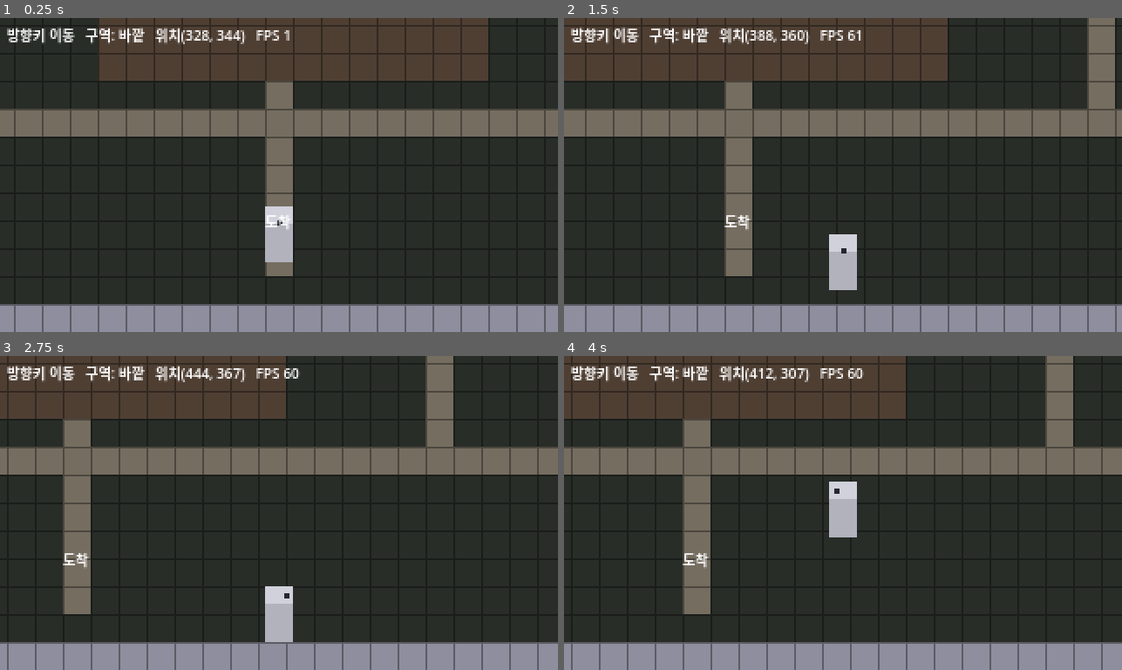
Above: before the commit, frames 1-4 (two rows, left to right).
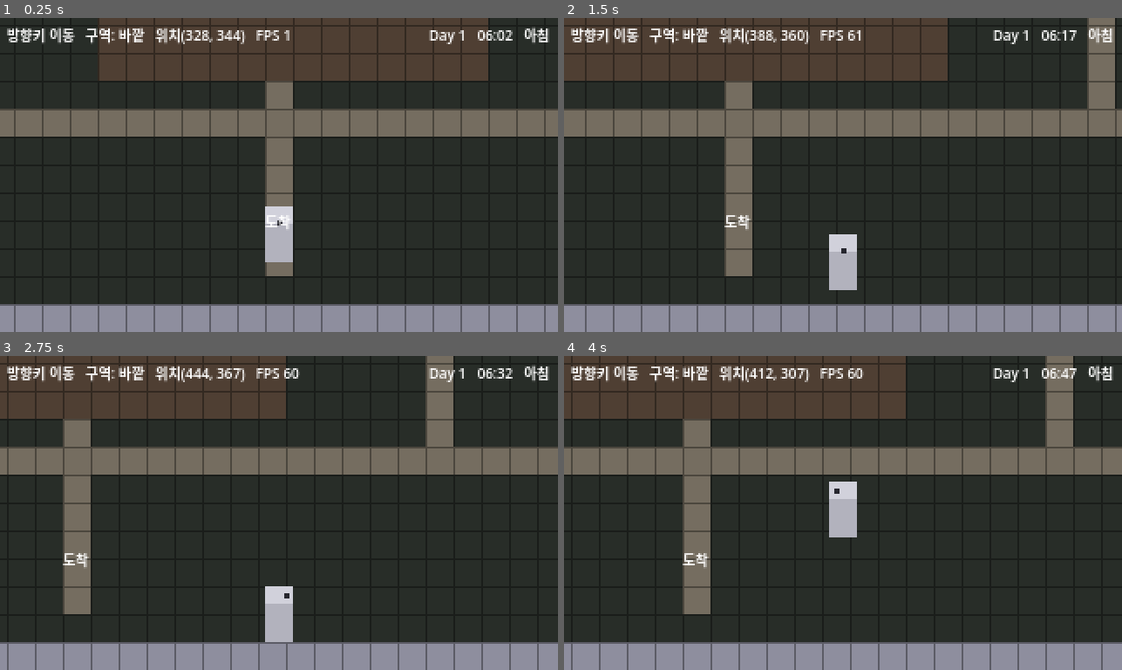
Above: after the commit, the same moments.

Repository: JeffKM/naraka-valley
Game: Godot game, scene res://main.tscn
Two runs of this game, one before a commit and one after it. Both use one fixed random seed, a clock stepped at 60 frames per second and the inputs below.
Inputs:
- Up to frame 1 (0.25 s): no input
- Up to frame 2 (1.5 s): tap Enter (ui_accept) at 0.5, 0.6, 0.77, 1.07, 1.35 s; hold Right (ui_right) 0.53-1.28 s; hold Down (ui_down) from 1.28 s (still down)
- Up to frame 3 (2.75 s): tap Enter (ui_accept) at 1.52, 1.82, 2.1 s; release Down (ui_down) at 2.03 s; hold Right (ui_right) from 2.03 s (still down)
- Up to frame 4 (4 s): release Right (ui_right) at 2.78 s; hold Up (ui_up) 2.78-3.53 s; tap Enter (ui_accept) at 2.85, 3.02, 3.32, 3.6, 3.77 s; hold Left (ui_left) from 3.53 s (still down)

The runs differ from the first frame. In frame 1, 0.4% of the frame differs, in the area x 76-99%, y 2-9%; in frame 2, 0.4%; in frame 3, 0.4%; in frame 4, 0.4%.

Commit message:
✨ feat: T1.5 하루 사이클 + 취침 진행 + T1.6 Sprint 1 게이트 통과
T1.5 — 회색 UI 하루 사이클:
- clock.gd(GameClock): 06:00~24:00 시계, 90초/일. 시간이라는 단일 책임만.
- minute_ticked/day_advanced/collapsed 시그널로 후속 시스템(혼력 T2.4·
  작물 T2.3) 훅을 미리 노출(코드 수정 없이 연결 가능).
- 집 구역 Enter 취침 → 페이드 → 날짜 +1·06:00 리셋. 24:00 도달 시 강제 취침.
- 우상단 Day N HH:MM 단계(아침/낮/저녁/밤) 회색 UI + 집에서 취침 안내.
- 헤드리스 단위검증 통과: 시작/시간경과/24:00 collapsed/취침 후 Day+1·리셋.

T1.6 — Sprint 1 리스크 게이트: 진행(GO) → Sprint 2.
- 통합 빌드 클린(헤드리스 임포트+구동, 에러·경고 0).
- 스타듀 코어 원시요소(타일·이동/충돌·시간/날짜·UI) 모두 구현 → 잔여
  Phase 1은 새 Godot 난관이 아닌 조합. 세이브/로드(T2.5)는 추적 리스크.

Diff:
--- /dev/null
+++ b/game/clock.gd
@@ -0,0 +1,72 @@
+extends Node
+class_name GameClock
+# T1.5 — 하루 사이클(게임 내 시계).
+#
+# 목적: "시간이 흐르고, 취침하면 날짜가 +1 되며 시간이 아침으로 리셋된다"를
+#       회색 UI만으로 검증한다(ADR-0001 그레이박스).
+#
+# 설계 메모:
+#   - 이 노드는 "시간"이라는 단일 책임만 가진다. 화면 연출(페이드)·취침 입력은
+#     main.gd가 맡고, 여기서는 상태(날짜·분)와 시그널만 제공한다.
+#   - ROADMAP 메모대로 이 시계는 "혼력 회복·작물 성장의 트리거"가 된다.
+#     그래서 다른 시스템(T2.3 작물 성장, T2.4 혼력)이 코드 수정 없이 붙을 수
+#     있도록 day_advanced / collapsed 시그널을 노출한다. 지금은 아무도 안 듣지만
+#     훅은 미리 열어 둔다.
+#   - 하루는 06:00에 시작해 24:00에 "쓰러짐"으로 끝난다(스타듀식 강제 취침).
+#     실제 시간 REAL_SECONDS_PER_DAY초에 그 18시간을 흘려, 눈으로 흐름이 보이게 한다.
+
+signal minute_ticked(day: int, minutes: int)  # 게임 내 '분'이 바뀐 프레임
+signal day_advanced(day: int)                  # 취침으로 새 날이 시작됨
+signal collapsed()                             # 24:00 도달 → 강제 취침해야 함
+
+const START_MIN := 6 * 60            # 06:00 — 하루 시작(아침)
+const END_MIN := 24 * 60            # 24:00 — 이 시각이면 쓰러진다(강제 취침)
+const REAL_SECONDS_PER_DAY := 90.0  # 06:00→24:00(18시간)을 실제 90초에 흘린다(그레이박스 속도)
+
+var day := 1
+var minutes: float = START_MIN
+var running := true                  # false면 시간 정지(취침 연출 중 등)
+
+var _per_real_sec := 0.0             # 실제 1초당 흘러가는 게임 분
+var _collapsed := false              # collapsed 시그널 중복 발화 방지
+
+func _ready() -> void:
+	_per_real_sec = float(END_MIN - START_MIN) / REAL_SECONDS_PER_DAY
+
+func _process(delta: float) -> void:
+	if not running:
+		return
+	var before := int(minutes)
+	minutes += _per_real_sec * delta
+	if minutes >= END_MIN:
+		minutes = END_MIN
+		running = false
+		if not _collapsed:
+			_collapsed = true
+			collapsed.emit()
+	if int(minutes) != before:
+		minute_ticked.emit(day, int(minutes))
+
+# 취침: 날짜 +1, 시간을 아침으로 리셋하고 다시 흐르게 한다(완료기준).
+func sleep() -> void:
+	day += 1
+	minutes = START_MIN
+	_collapsed = false
+	running = true
+	day_advanced.emit(day)
+	minute_ticked.emit(day, int(minutes))
+
+# ── 표시용 헬퍼 ────────────────────────────────────────────────────────────
+func clock_string() -> String:
+	var m := int(minutes)
+	return "%02d:%02d" % [m / 60, m % 60]
+
+func phase() -> String:
+	var h := int(minutes) / 60
+	if h < 11:
+		return "아침"
+	if h < 17:
+		return "낮"
+	if h < 21:
+		return "저녁"
+	return "밤"
--- a/game/main.gd
+++ b/game/main.gd
@@ -53,8 +53,13 @@
 @onready var ground: TileMapLayer = $Ground
 @onready var player: CharacterBody2D = $Player
 @onready var readout: Label = $CanvasLayer/Readout
+@onready var clock: GameClock = $Clock                     # T1.5 시계
+@onready var clock_label: Label = $CanvasLayer/ClockLabel
+@onready var sleep_prompt: Label = $CanvasLayer/SleepPrompt
+@onready var fade: ColorRect = $CanvasLayer/Fade
 
 var _grid: Array = []  # _grid[y][x] = 타일 id
+var _sleeping := false  # T1.5 취침 연출 중이면 이동·입력 잠금
 
 func _ready() -> void:
 	ground.tile_set = _build_tileset()
@@ -62,6 +67,7 @@
 	_paint_grid()
 	_place_labels()
 	_setup_player_and_camera()
+	_setup_clock()
 
 # ── TileSet 조립: 단색 블록 아틀라스 + WALL 충돌 ──────────────────────────
 func _build_tileset() -> TileSet:
@@ -178,11 +184,51 @@
 	player.add_child(cam)
 	cam.make_current()
 
+# ── T1.5 하루 사이클 ──────────────────────────────────────────────────────
+func _setup_clock() -> void:
+	# 24:00에 도달하면(쓰러짐) 위치에 상관없이 강제 취침시킨다.
+	clock.collapsed.connect(_on_collapsed)
+
+func _on_collapsed() -> void:
+	_do_sleep()  # 어디서든 쓰러져 다음 날 아침으로
+
+# 취침 가능 조건: 집 구역 안 + 연출 중이 아님. 그레이박스라 침대 오브젝트 없이
+# '집에 있으면 잘 수 있다'로 단순화한다(에셋·가구는 Phase 2).
+func _can_sleep() -> bool:
+	return not _sleeping and _zone_at(player.global_position) == "집"
+
+func _do_sleep() -> void:
+	if _sleeping:
+		return
+	_sleeping = true
+	clock.running = false
+	player.set_physics_process(false)  # 연출 중 이동 잠금
+	player.velocity = Vector2.ZERO
+	sleep_prompt.visible = false
+	# 검은 화면으로 페이드 → 날짜 넘기기 → 다시 밝아짐. CanvasLayer라 카메라와 무관.
+	var tw := create_tween()
+	tw.tween_property(fade, "modulate:a", 1.0, 0.4)
+	tw.tween_callback(clock.sleep)       # day +1, 06:00 리셋
+	tw.tween_interval(0.3)
+	tw.tween_property(fade, "modulate:a", 0.0, 0.4)
+	tw.tween_callback(_on_sleep_done)
+
+func _on_sleep_done() -> void:
+	player.set_physics_process(true)
+	_sleeping = false
+
 func _process(_delta: float) -> void:
+	# 취침 입력: 집 안에서 Enter/Space(ui_accept)
+	if _can_sleep() and Input.is_action_just_pressed("ui_accept"):
+		_do_sleep()
+
 	var p := player.global_position
 	readout.text = "방향키 이동   구역: %s   위치(%d, %d)   FPS %d" % [
 		_zone_at(p), int(p.x), int(p.y), Engine.get_frames_per_second()
 	]
+	clock_label.text = "Day %d   %s   %s" % [clock.day, clock.clock_string(), clock.phase()]
+	# 집 안에서만 취침 안내를 띄운다(연출 중엔 숨김).
+	sleep_prompt.visible = _can_sleep()
 
 # ── 헬퍼 ──────────────────────────────────────────────────────────────────
 func _set_tile(x: int, y: int, id: int) -> void:
--- a/game/main.tscn
+++ b/game/main.tscn
@@ -1,12 +1,16 @@
-[gd_scene load_steps=3 format=3]
+[gd_scene load_steps=4 format=3]
 
 [ext_resource type="Script" path="res://main.gd" id="1"]
 [ext_resource type="PackedScene" path="res://player.tscn" id="2"]
+[ext_resource type="Script" path="res://clock.gd" id="3"]
 
 [node name="Main" type="Node2D"]
 script = ExtResource("1")
 
 [node name="Ground" type="TileMapLayer" parent="."]
+
+[node name="Clock" type="Node" parent="."]
+script = ExtResource("3")
 
 [node name="Player" parent="." instance=ExtResource("2")]
 position = Vector2(328, 344)
@@ -16,7 +20,33 @@
 [node name="Readout" type="Label" parent="CanvasLayer"]
 offset_left = 4.0
 offset_top = 3.0
+offset_right = 200.0
+offset_bottom = 15.0
+theme_override_font_sizes/font_size = 8
+text = "..."
+
+[node name="ClockLabel" type="Label" parent="CanvasLayer"]
+offset_left = 200.0
+offset_top = 3.0
 offset_right = 316.0
 offset_bottom = 15.0
 theme_override_font_sizes/font_size = 8
 text = "..."
+horizontal_alignment = 2
+
+[node name="SleepPrompt" type="Label" parent="CanvasLayer"]
+visible = false
+offset_left = 4.0
+offset_top = 162.0
+offset_right = 316.0
+offset_bottom = 174.0
+theme_override_font_sizes/font_size = 8
+text = "[Enter] 취침"
+horizontal_alignment = 1
+
+[node name="Fade" type="ColorRect" parent="CanvasLayer"]
+modulate = Color(1, 1, 1, 0)
+anchor_right = 1.0
+anchor_bottom = 1.0
+mouse_filter = 2
+color = Color(0, 0, 0, 1)
Not shown, added: game/clock.gd.uid
Not shown, changed: ROADMAP.md
Not shown, changed: game/README.md
